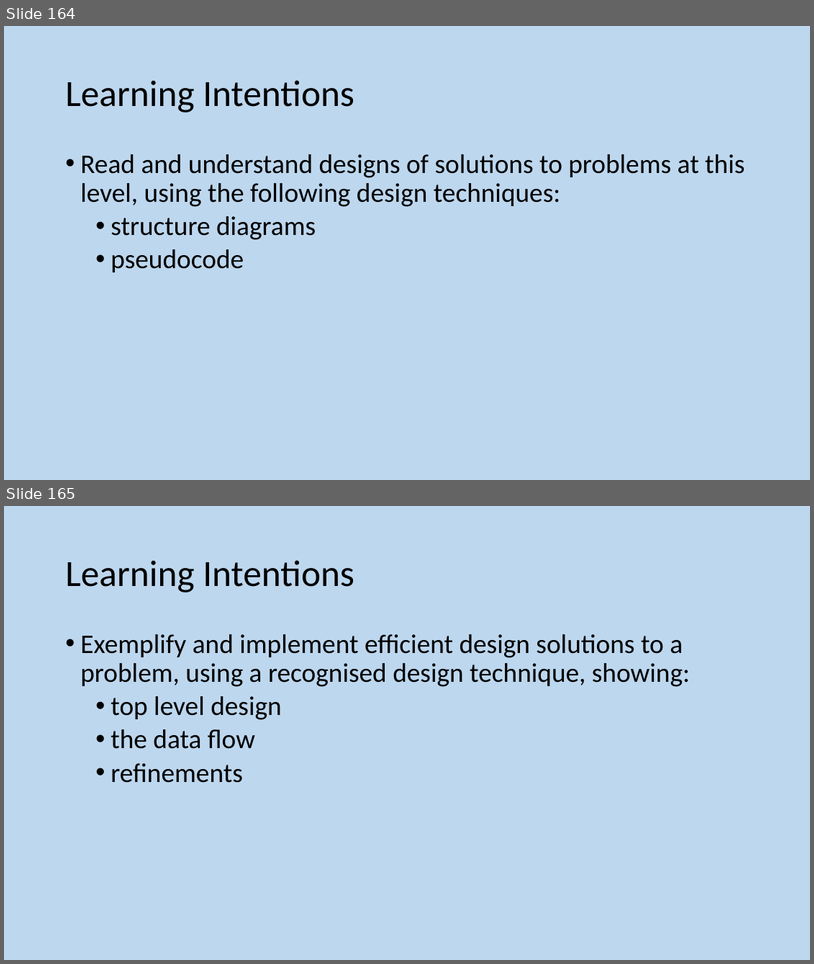
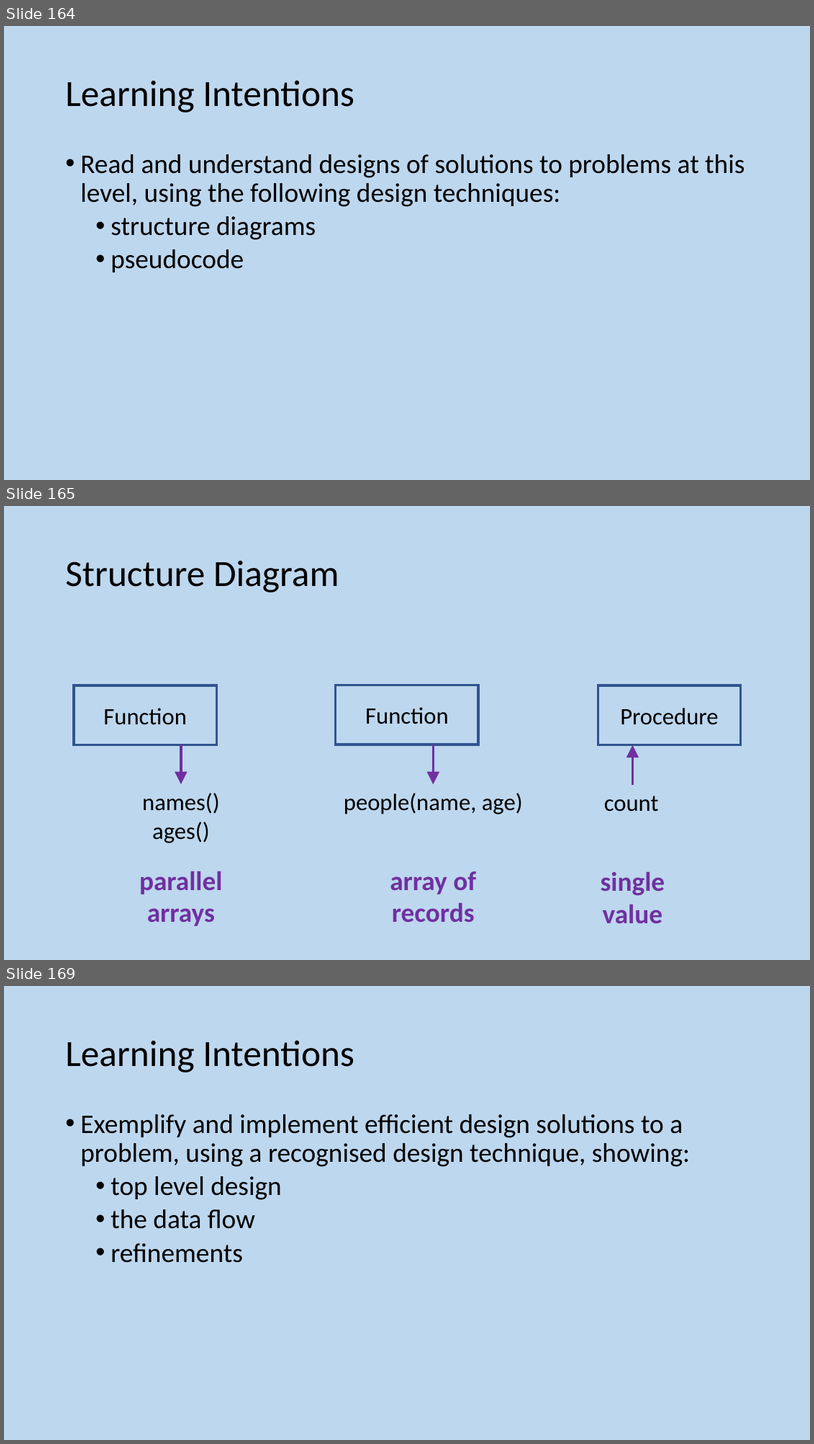
Before and after one commit to MrFriendCS/MrFriendCS.github.io, a slide deck: h-cs/sdd/H CS SDD Slides.pptx. Shown one above the other, each under a label of ours: slides 164 and 165 before the commit, slides 164, 165 and 169 after it; the slides between them are not shown. The pictures are 814x964 and 814x1444 pixels, drawn with LibreOffice and Linux fonts; fonts in the diff are those of the drawing. Boxes give left, top, right and bottom in pixels: in the first picture for what was removed or moved away, otherwise in the second. Text is boxed around its words. In the diff, an @@ line names an element or a change of style, - is before the commit and + after.

```diff
--- a/h-cs/sdd/H CS SDD Slides.pptx
+++ b/h-cs/sdd/H CS SDD Slides.pptx
@@ slide 165 added at [4, 506, 810, 960], background #BDD7EE @@
@@ title added at [65, 560, 339, 592], 44 pt, text #000000 @@
+Structure Diagram
@@ rectangle added at [74, 685, 216, 744], outline #325491 3 pt, 28 pt, text #000000 @@
+Function
@@ rectangle added at [336, 685, 479, 744], outline #325491 3 pt, 28 pt, text #000000 @@
+Function
@@ rectangle added at [599, 685, 741, 744], outline #325491 3 pt, 28 pt, text #000000 @@
+Procedure
@@ arrow added from (181, 744) to (181, 784), #7030A0 3 pt @@
@@ arrow added from (434, 744) to (434, 784), #7030A0 3 pt @@
@@ arrow added from (633, 785) to (633, 745), #7030A0 3 pt @@
@@ text added at [142, 793, 220, 843], 28 pt, text #000000 @@
+names()
+ages()
@@ text added at [344, 793, 523, 814], 28 pt, text #000000 @@
+people(name, age)
@@ text added at [604, 795, 659, 811], 28 pt, text #000000 @@
+count
@@ text added at [139, 871, 223, 926], 32 pt, text #7030A0, bold @@
+parallel
+arrays
@@ text added at [390, 871, 476, 922], 32 pt, text #7030A0, bold @@
+array of
+records
@@ text added at [601, 872, 666, 924], 32 pt, text #7030A0, bold @@
+single
+value
@@ what was slide 165 is now slide 169 @@
```
Also in this commit, not shown: 3 other slides added.
